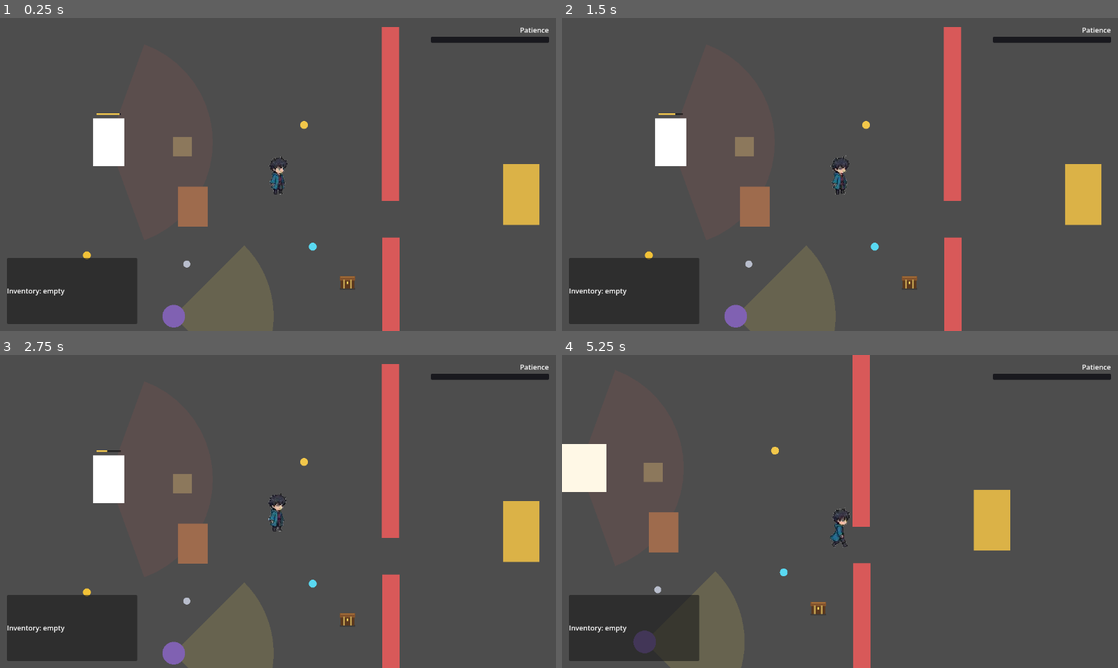
Above: before the commit, frames 1-4 (two rows, left to right).
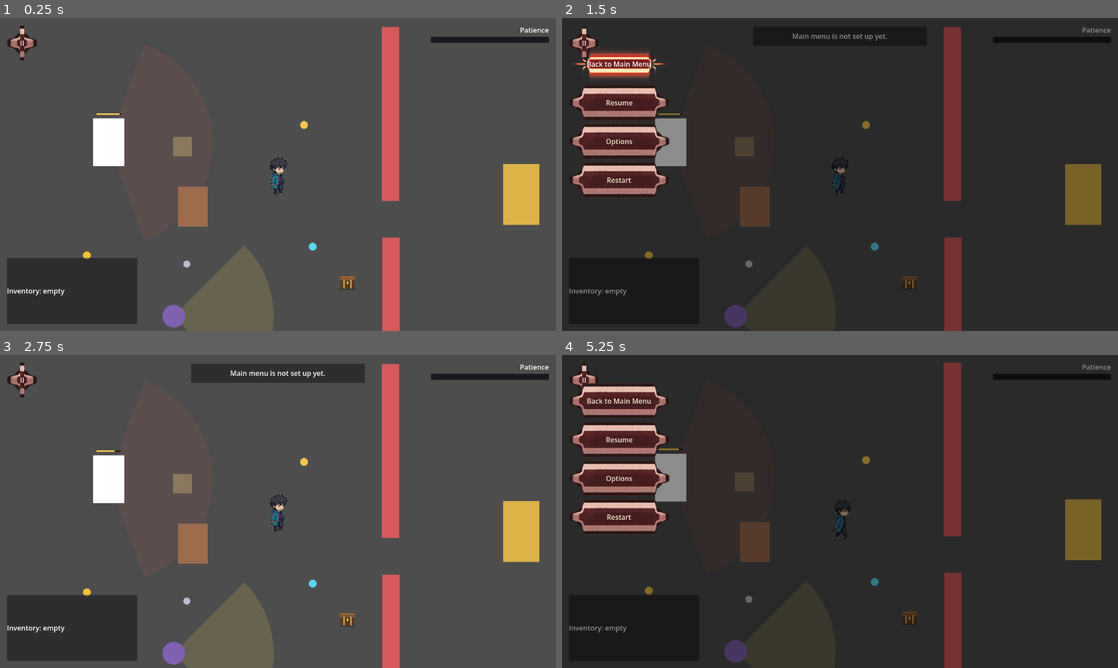
Above: after the commit, the same moments.

Repository: Renela1/HouseaAgainstYou
Game: Godot game, scene res://main.tscn
Two runs of this game, one before a commit and one after it. Both use one fixed random seed, a clock stepped at 60 frames per second and the inputs below.
Inputs (mouse positions are in pixels of both pictures, inside the frame that each line leads up to):
- Up to frame 1 (0.25 s): no input
- Up to frame 2 (1.5 s): click (584, 43) at 0.5 s, where only the run after the commit has a clickable "II"; click (617, 64) at 1.25 s, where only the run after the commit has a clickable "Back to Main Menu"
- Up to frame 3 (2.75 s): click (55, 439) at 2 s, where only the run after the commit has a clickable "Resume"
- Up to frame 4 (5.25 s): tap Enter at 2.75 s; move the mouse to (867, 461) at 2.77 s; hold D (move_right) 2.78-3.5 s; tap P at 2.85, 5.1 s; click (867, 461) at 2.92 s; click (617, 477) at 3.5 s, where only the run after the commit has a clickable "Options"; click (617, 517) at 4.25 s, where only the run after the commit has a clickable "Restart"; move the mouse to (656, 602) at 5.02 s; hold S (move_down) from 5.03 s (still down); click (656, 602) at 5.17 s

The runs differ from the first frame. In frame 1, 0.3% of the frame differs, in the area x 1-7%, y 2-14%; in frame 2, 95%; in frame 3, 2.3%; in frame 4, 96%, in the area x 0-100%, y 0-100%.

Commit message:
feat: add pause menu with three-state button skin

Diff:
--- a/containers/definitions/cabinet.tres
+++ b/containers/definitions/cabinet.tres
@@ -1,10 +1,10 @@
-[gd_resource type="Resource" script_class="ContainerData" format=3]
+[gd_resource type="Resource" script_class="ContainerData" format=3 uid="uid://efn4w3n20g1w"]
 
-[ext_resource type="Script" path="res://containers/container_entry.gd" id="1_entry"]
-[ext_resource type="Resource" path="res://items/definitions/coin.tres" id="2_coin"]
+[ext_resource type="Script" uid="uid://cv5u5v5uhrrcn" path="res://containers/container_entry.gd" id="1_entry"]
+[ext_resource type="Resource" uid="uid://b1ne08s8nq3v4" path="res://items/definitions/coin.tres" id="2_coin"]
 [ext_resource type="Resource" path="res://items/definitions/key.tres" id="3_key"]
-[ext_resource type="Script" path="res://interactions/interaction_rule.gd" id="4_rule_script"]
-[ext_resource type="Script" path="res://containers/container_data.gd" id="5_data"]
+[ext_resource type="Script" uid="uid://6i0ppf4pawpe" path="res://interactions/interaction_rule.gd" id="4_rule_script"]
+[ext_resource type="Script" uid="uid://bphilts86jgq1" path="res://containers/container_data.gd" id="5_data"]
 [ext_resource type="Resource" path="res://containers/definitions/cabinet_key_rule.tres" id="6_rule"]
 [ext_resource type="SpriteFrames" path="res://containers/definitions/cabinet_frames.tres" id="7_frames"]
 
@@ -16,14 +16,12 @@
 [sub_resource type="Resource" id="Resource_key"]
 script = ExtResource("1_entry")
 item = ExtResource("3_key")
-quantity = 1
 
 [resource]
 script = ExtResource("5_data")
 id = &"cabinet"
 name = "kitchen cabinet"
 description = "A locked cabinet. Something rattles inside."
-size = Vector2(56, 48)
 rules = Array[ExtResource("4_rule_script")]([ExtResource("6_rule")])
 contents = Array[ExtResource("1_entry")]([SubResource("Resource_coin"), SubResource("Resource_key")])
 loot_message = "Found 3 coins and a rusty key."
--- a/main.tscn
+++ b/main.tscn
@@ -1,4 +1,5 @@
 [gd_scene format=3 uid="uid://cngg0kiwx2to"]
+[ext_resource type="PackedScene" path="res://ui/pause_menu.tscn" id="26_pause"]
 
 [ext_resource type="Script" uid="uid://qvllqa2ytawa" path="res://player.gd" id="1_0xm2m"]
 [ext_resource type="Shape2D" uid="uid://dc242ktu2ft3b" path="res://player_shape.tres" id="2_h2yge"]
@@ -180,6 +181,8 @@
 position = Vector2(1200, 360)
 data = ExtResource("21_finaldata")
 
-[node name="Cabinet" parent="." instance=ExtResource("24_container")]
+[node name="Cabinet" parent="." unique_id=490821933 instance=ExtResource("24_container")]
 position = Vector2(800, 560)
 data = ExtResource("25_cabinetdata")
+
+[node name="PauseMenu" parent="." instance=ExtResource("26_pause")]
--- /dev/null
+++ b/ui/button_skin.gd
@@ -0,0 +1,76 @@
+class_name ButtonSkin
+extends Resource
+## The three visual states of one button, authored as pixel regions of a shared
+## tileset. When no atlas is assigned, a burgundy flat-colour fallback is used
+## so a menu is still readable before the artwork is wired up.
+
+enum State { NORMAL, HOVER, PRESSED }
+
+## Optional label; overrides the text on the Button when set.
+@export var label: String = ""
+## The three-state button tileset.
+@export var atlas: Texture2D
+## Region of this button in each state. Empty regions fall back to flat colours.
+@export var region_normal: Rect2i = Rect2i(0, 0, 0, 0)
+@export var region_hover: Rect2i = Rect2i(0, 0, 0, 0)
+@export var region_pressed: Rect2i = Rect2i(0, 0, 0, 0)
+## Nine-patch margins inside each tile. 0 stretches the whole tile.
+@export_range(0, 64, 1) var patch_margin: int = 0
+
+@export_group("Text")
+@export var font_color: Color = Color(0.96, 0.9, 0.82)
+@export var font_hover_color: Color = Color(1.0, 1.0, 1.0)
+@export var font_pressed_color: Color = Color(0.9, 0.78, 0.7)
+
+@export_group("Fallback colours")
+@export var normal_color: Color = Color(0.36, 0.12, 0.18)
+@export var hover_color: Color = Color(0.52, 0.18, 0.26)
+@export var pressed_color: Color = Color(0.24, 0.08, 0.12)
+
+
+func region_for(state: State) -> Rect2i:
+	match state:
+		State.HOVER:
+			return region_hover
+		State.PRESSED:
+			return region_pressed
+		_:
+			return region_normal
+
+
+func color_for(state: State) -> Color:
+	match state:
+		State.HOVER:
+			return hover_color
+		State.PRESSED:
+			return pressed_color
+		_:
+			return normal_color
+
+
+## StyleBox used by ThreeStateButton for one of its theme states.
+func style_for(state: State) -> StyleBox:
+	var region: Rect2i = region_for(state)
+	if atlas != null and region.size.x > 0 and region.size.y > 0:
+		var tile := AtlasTexture.new()
+		tile.atlas = atlas
+		tile.region = Rect2(float(region.position.x), float(region.position.y), float(region.size.x), float(region.size.y))
+		var textured := StyleBoxTexture.new()
+		textured.texture = tile
+		textured.texture_margin_left = patch_margin
+		textured.texture_margin_top = patch_margin
+		textured.texture_margin_right = patch_margin
+		textured.texture_margin_bottom = patch_margin
+		return textured
+	var flat := StyleBoxFlat.new()
+	flat.bg_color = color_for(state)
+	flat.corner_radius_top_left = 6
+	flat.corner_radius_top_right = 6
+	flat.corner_radius_bottom_right = 6
+	flat.corner_radius_bottom_left = 6
+	flat.border_width_left = 1
+	flat.border_width_top = 1
+	flat.border_width_right = 1
+	flat.border_width_bottom = 1
+	flat.border_color = Color(0.75, 0.55, 0.4, 0.55)
+	return flat
--- /dev/null
+++ b/ui/definitions/burgundy_button.tres
@@ -0,0 +1,12 @@
+[gd_resource type="Resource" script_class="ButtonSkin" format=3]
+
+[ext_resource type="Script" path="res://ui/button_skin.gd" id="1_skin"]
+[ext_resource type="Texture2D" path="res://art/ui/three_state_burgundy_buttons.png" id="2_atlas"]
+
+[resource]
+script = ExtResource("1_skin")
+atlas = ExtResource("2_atlas")
+region_normal = Rect2i(279, 26, 1459, 228)
+region_hover = Rect2i(137, 259, 1744, 254)
+region_pressed = Rect2i(279, 522, 1460, 229)
+patch_margin = 30
--- /dev/null
+++ b/ui/pause_menu.gd
@@ -0,0 +1,110 @@
+class_name PauseMenu
+extends CanvasLayer
+## Top-left pause button plus a drop-down menu. Runs while the tree is paused,
+## freezes the game on open, and restores every state on Restart by reloading
+## the scene after clearing the inventory.
+
+signal paused_changed(is_paused: bool)
+## Emitted just before the scene reload; useful for saving or custom resets.
+signal restart_requested
+
+## Set false in tests to check the reset without actually reloading.
+@export var perform_reload: bool = true
+
+var _is_open: bool = false
+
+@onready var _shade: ColorRect = $Shade
+@onready var _dropdown: VBoxContainer = $Dropdown
+@onready var _pause_button: Button = $PauseButton
+@onready var _back_button: Button = $Dropdown/BackButton
+@onready var _resume_button: Button = $Dropdown/ResumeButton
+@onready var _options_button: Button = $Dropdown/OptionsButton
+@onready var _restart_button: Button = $Dropdown/RestartButton
+
+
+func _ready() -> void:
+	# CanvasLayers inherit by default; this one must keep processing while paused.
+	process_mode = Node.PROCESS_MODE_ALWAYS
+	_pause_button.pressed.connect(toggle_menu)
+	_back_button.pressed.connect(_on_back)
+	_resume_button.pressed.connect(resume)
+	_options_button.pressed.connect(_on_options)
+	_restart_button.pressed.connect(_on_restart)
+	_show_menu(false)
+	if get_tree().paused:
+		_pause()
+
+
+func _unhandled_input(event: InputEvent) -> void:
+	if not (event is InputEventKey):
+		return
+	var key := event as InputEventKey
+	if not key.pressed or key.echo:
+		return
+	if key.keycode == KEY_ESCAPE or key.keycode == KEY_P:
+		toggle_menu()
+		get_viewport().set_input_as_handled()
+
+
+func toggle_menu() -> void:
+	if _is_open:
+		resume()
+	else:
+		pause()
+
+
+func pause() -> void:
+	if _is_open:
+		return
+	_pause()
+
+
+func resume() -> void:
+	if not _is_open:
+		return
+	_is_open = false
+	get_tree().paused = false
+	_show_menu(false)
+	paused_changed.emit(false)
+
+
+func _pause() -> void:
+	_is_open = true
+	get_tree().paused = true
+	_show_menu(true)
+	paused_changed.emit(true)
+
+
+func _show_menu(value: bool) -> void:
+	_shade.visible = value
+	_dropdown.visible = value
+
+
+func is_menu_open() -> bool:
+	return _is_open
+
+
+## Main menu is a placeholder for now, so it only acknowledges the click.
+func _on_back() -> void:
+	_say("Main menu is not set up yet.")
+
+
+## Options is a placeholder for now, so it only acknowledges the click.
+func _on_options() -> void:
+	_say("Options are not set up yet.")
+
+
+func _on_restart() -> void:
+	get_tree().paused = false
+	_is_open = false
+	_show_menu(false)
+	Inventory.clear()
+	restart_requested.emit()
+	if perform_reload:
+		get_tree().reload_current_scene()
+
+
+func _say(text: String) -> void:
+	var feedback: Node = get_tree().get_first_node_in_group("interact_feedback")
+	if feedback != null and feedback.has_method("show_message"):
+		feedback.call("show_message", text)
--- /dev/null
+++ b/ui/pause_menu.tscn
@@ -0,0 +1,59 @@
+[gd_scene format=3]
+
+[ext_resource type="Script" path="res://ui/pause_menu.gd" id="1_menu"]
+[ext_resource type="Script" path="res://ui/three_state_button.gd" id="2_button"]
+[ext_resource type="Resource" path="res://ui/definitions/burgundy_button.tres" id="3_skin"]
+
+[node name="PauseMenu" type="CanvasLayer"]
+layer = 100
+process_mode = 4
+script = ExtResource("1_menu")
+
+[node name="Shade" type="ColorRect" parent="."]
+visible = false
+anchors_preset = 15
+anchor_right = 1.0
+anchor_bottom = 1.0
+mouse_filter = 0
+color = Color(0, 0, 0, 0.45)
+
+[node name="PauseButton" type="Button" parent="."]
+offset_left = 16.0
+offset_top = 16.0
+offset_right = 56.0
+offset_bottom = 56.0
+text = "II"
+script = ExtResource("2_button")
+skin = ExtResource("3_skin")
+
+[node name="Dropdown" type="VBoxContainer" parent="."]
+visible = false
+offset_left = 16.0
+offset_top = 64.0
+offset_right = 248.0
+offset_bottom = 268.0
+theme_override_constants/separation = 6
+
+[node name="BackButton" type="Button" parent="Dropdown"]
+custom_minimum_size = Vector2(232, 44)
+text = "Back to Main Menu"
+script = ExtResource("2_button")
+skin = ExtResource("3_skin")
+
+[node name="ResumeButton" type="Button" parent="Dropdown"]
+custom_minimum_size = Vector2(232, 44)
+text = "Resume"
+script = ExtResource("2_button")
+skin = ExtResource("3_skin")
+
+[node name="OptionsButton" type="Button" parent="Dropdown"]
+custom_minimum_size = Vector2(232, 44)
+text = "Options"
+script = ExtResource("2_button")
+skin = ExtResource("3_skin")
+
+[node name="RestartButton" type="Button" parent="Dropdown"]
+custom_minimum_size = Vector2(232, 44)
+text = "Restart"
+script = ExtResource("2_button")
+skin = ExtResource("3_skin")
--- /dev/null
+++ b/ui/three_state_button.gd
@@ -0,0 +1,26 @@
+class_name ThreeStateButton
+extends Button
+## A Button whose normal / hover / pressed art comes from one ButtonSkin.
+## Godot drives the states, so no manual mouse tracking is needed.
+
+## Skin that defines this button's three states and optional label.
+@export var skin: ButtonSkin
+
+
+func _ready() -> void:
+	mouse_filter = Control.MOUSE_FILTER_STOP
+	_apply_skin()
+
+
+func _apply_skin() -> void:
+	if skin == null:
+		return
+	if not skin.label.is_empty():
+		text = skin.label
+	add_theme_stylebox_override("normal", skin.style_for(ButtonSkin.State.NORMAL))
+	add_theme_stylebox_override("hover", skin.style_for(ButtonSkin.State.HOVER))
+	add_theme_stylebox_override("pressed", skin.style_for(ButtonSkin.State.PRESSED))
+	add_theme_stylebox_override("disabled", skin.style_for(ButtonSkin.State.NORMAL))
+	add_theme_color_override("font_color", skin.font_color)
+	add_theme_color_override("font_hover_color", skin.font_hover_color)
+	add_theme_color_override("font_pressed_color", skin.font_pressed_color)
Binary file added: art/ui/three_state_burgundy_buttons.png
Not shown, added: art/ui/three_state_burgundy_buttons.png.import
Not shown: 1 places in main.tscn that only renumber resources
Not shown, added: ui/button_skin.gd.uid
Not shown, added: ui/pause_menu.gd.uid
Not shown, added: ui/three_state_button.gd.uid
